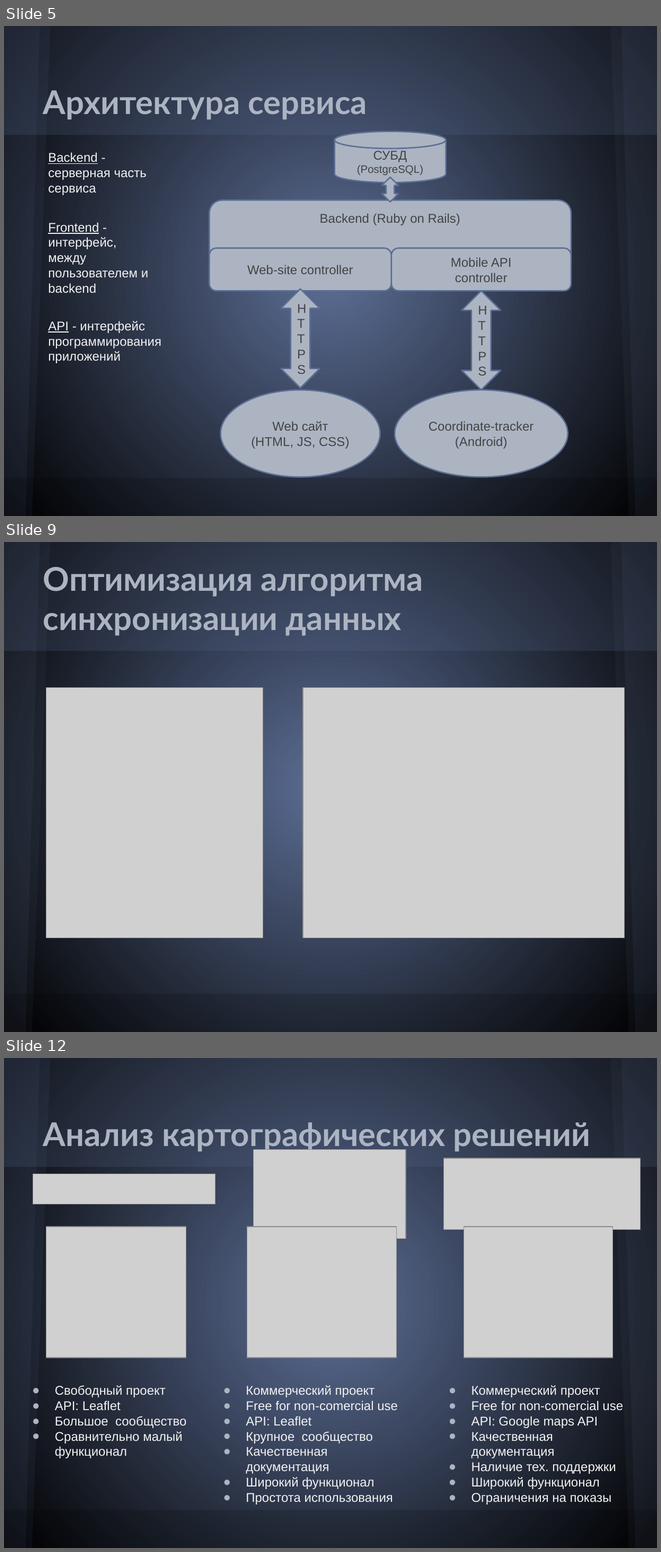
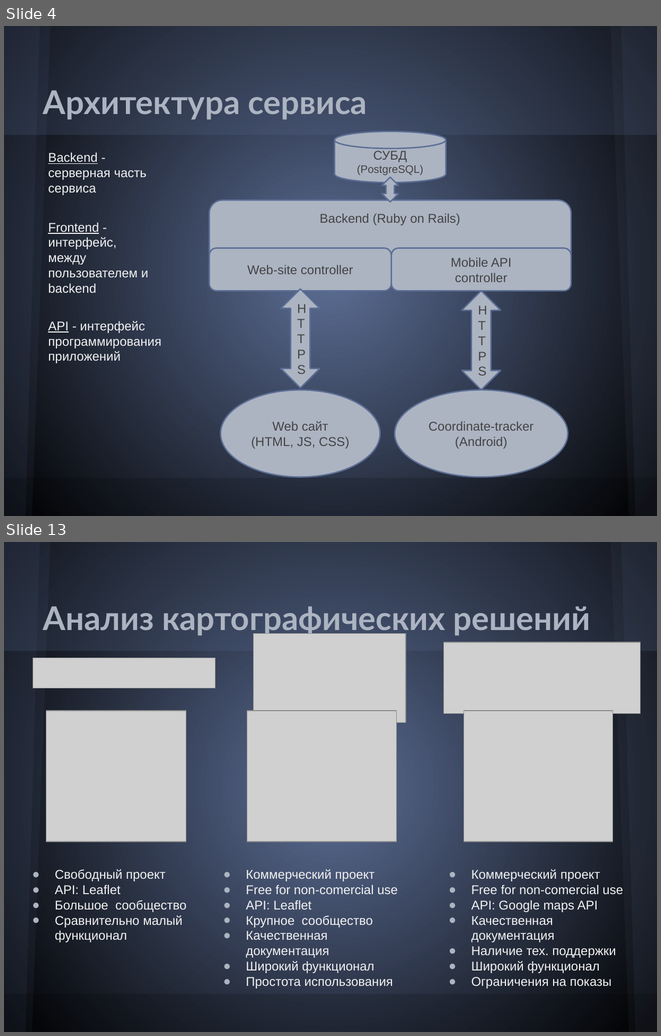
Before and after one commit to Melancholic/Coordinate-reports, a slide deck: Презентация.pptx. Shown one above the other, each under a label of ours: slides 5, 9 and 12 before the commit, slides 4 and 13 after it; the slides between them are not shown. The pictures are 661x1552 and 661x1036 pixels, drawn with LibreOffice and Linux fonts; fonts in the diff are those of the drawing; grey boxes stand for pictures. Boxes give left, top, right and bottom in pixels: in the first picture for what was removed or moved away, otherwise in the second. Text is boxed around its words. In the diff, an @@ line names an element or a change of style, - is before the commit and + after.

```diff
--- a/Презентация.pptx
+++ b/Презентация.pptx
@@ slide 9 removed at [4,542,657,1032], background gradient #5C6E95 to #000000; not listed: 5 template elements that a slide beside it also shows @@
@@ freeform shape removed at [4,542,50,1032] @@
@@ title removed at [43,567,423,636] @@
-Оптимизация алгоритма синхронизации данных
@@ picture removed at [46,688,263,938] @@
@@ picture removed at [303,688,624,938] @@
@@ what was slide 5 is now slide 4 @@
@@ what was slide 12 is now slide 13 @@
```
Also in this commit, not shown: 7 slides changed, 3 slides added, 1 other slide removed, 1 other file.
